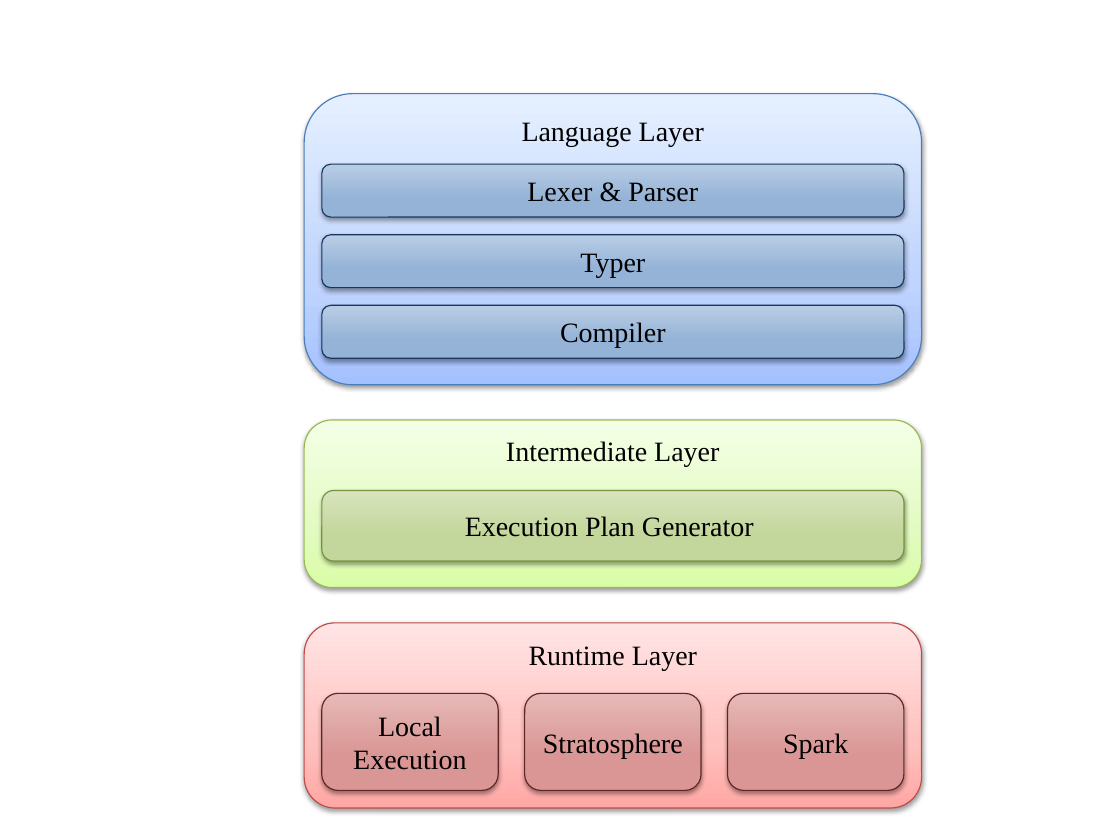
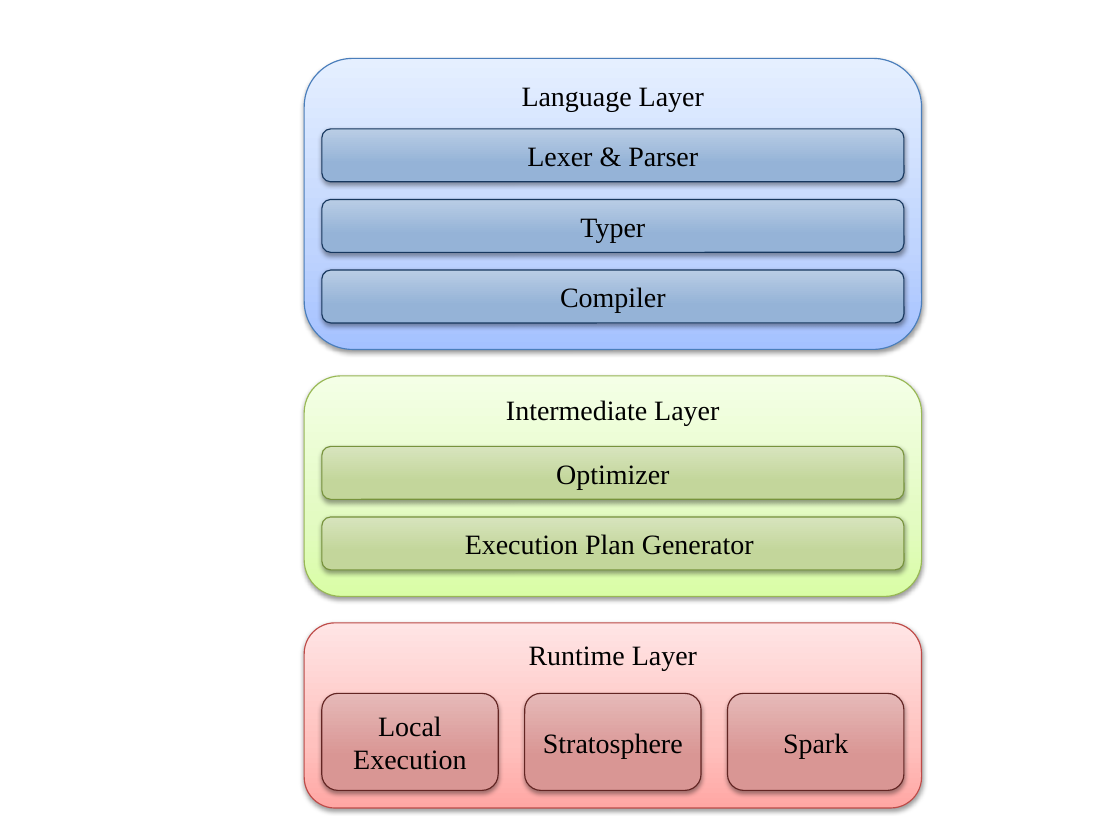
Before and after one commit to tillrohrmann/masterthesis, a slide deck: slide 1 of gilbert/images/systemArchitecture.pptx. Drawn at 1120x840 pixels with LibreOffice and Linux fonts; fonts in the diff are those of the drawing. Boxes give left, top, right and bottom in pixels: in the first picture for what was removed or moved away, otherwise in the second. Text is boxed around its words. In the diff, an @@ line names an element or a change of style, - is before the commit and + after.

```diff
--- a/gilbert/images/systemArchitecture.pptx
+++ b/gilbert/images/systemArchitecture.pptx
@@ 4 rounded rectangles: place and size @@
-4 rounded rectangles at <box>305,94,922,385</box>
+4 rounded rectangles at <box>305,58,922,349</box>
@@ rounded rectangle "Intermediate Layer": place and size @@
-rounded rectangle "Intermediate Layer" at <box>305,420,922,588</box>
+rounded rectangle "Intermediate Layer" at <box>305,376,922,597</box>
@@ rounded rectangle added at <box>321,447,904,500</box>, fill gradient #C3D69B to #D7E4BD, outline #77933C 0.75 pt, 18 pt, text #000000 @@
+Optimizer
@@ rounded rectangle "Execution Plan Generator": place and size @@
-rounded rectangle "Execution Plan Generator" at <box>321,491,904,561</box>
+rounded rectangle "Execution Plan Generator" at <box>321,517,904,570</box>
```
Also in this commit, not shown: 8 other files.
